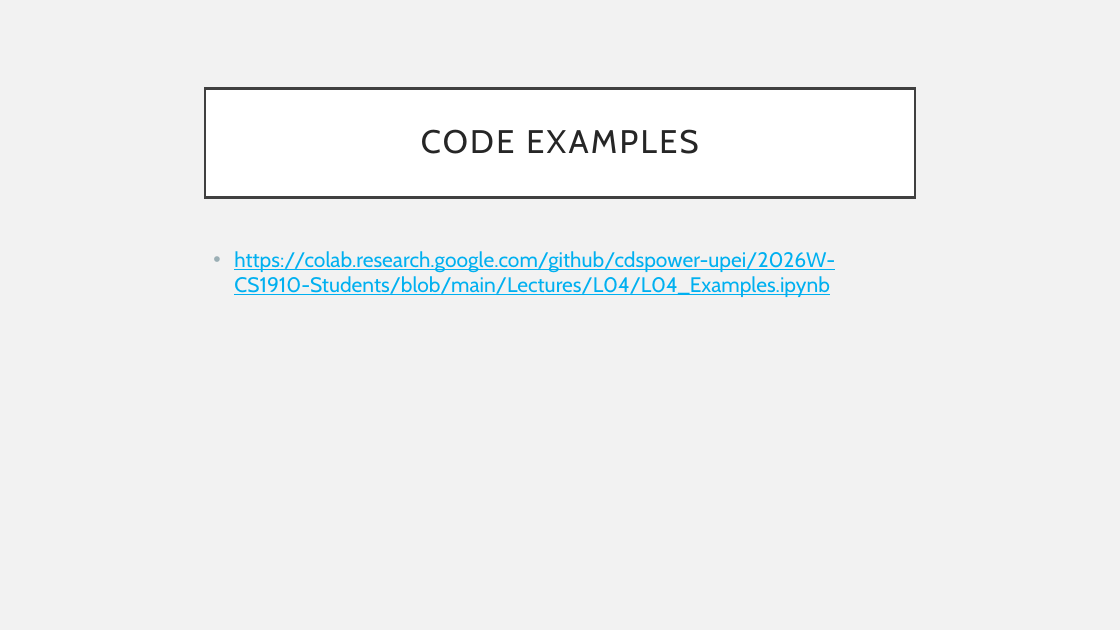
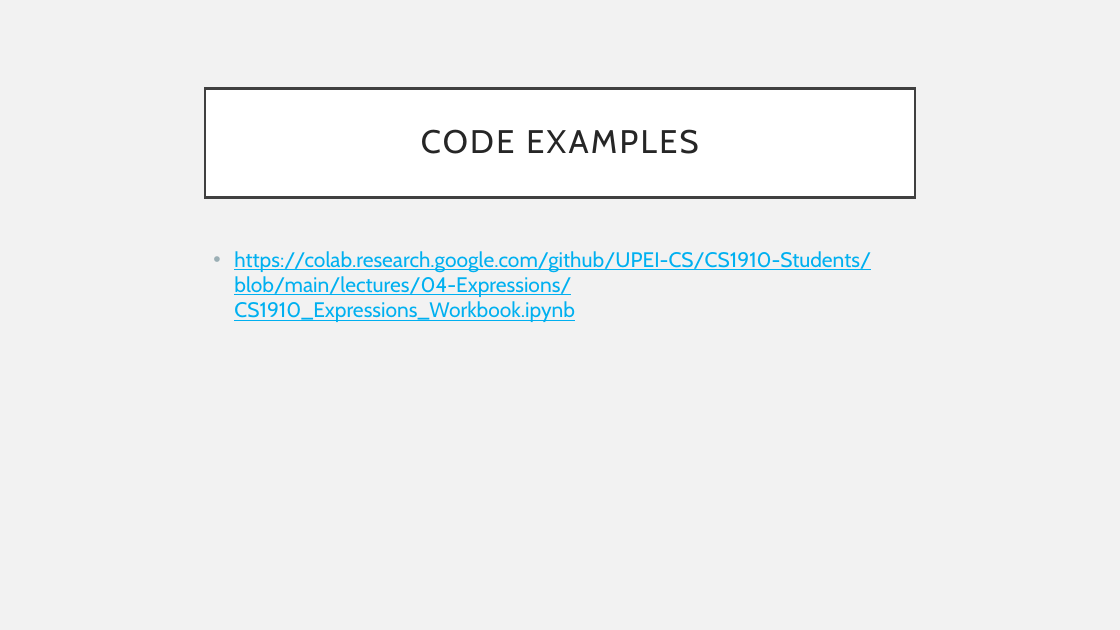
Before and after one commit to UPEI-CS/CS1910-Students, a slide deck: slide 2 of lectures/04-Expressions/CS1910_Expressions_Lecture.pptx (slide 3 before the commit). Drawn at 1120x630 pixels with LibreOffice and Linux fonts; fonts in the diff are those of the drawing. Boxes give left, top, right and bottom in pixels: in the first picture for what was removed or moved away, otherwise in the second. Text is boxed around its words. In the diff, an @@ line names an element or a change of style, - is before the commit and + after.

```diff
--- a/lectures/04-Expressions/CS1910_Expressions_Lecture.pptx
+++ b/lectures/04-Expressions/CS1910_Expressions_Lecture.pptx
@@ text at bbox=[234, 251, 871, 322]: text changed @@
-• https://colab.research.google.com/github/cdspower-upei/2026W-CS1910-Students/blob/main/Lectures/L04/L04_Examples.ipynb
+• https://colab.research.google.com/github/UPEI-CS/CS1910-Students/blob/main/lectures/04-Expressions/CS1910_Expressions_Workbook.ipynb
```
Also in this commit, not shown: 1 slide removed, 2 other files.
